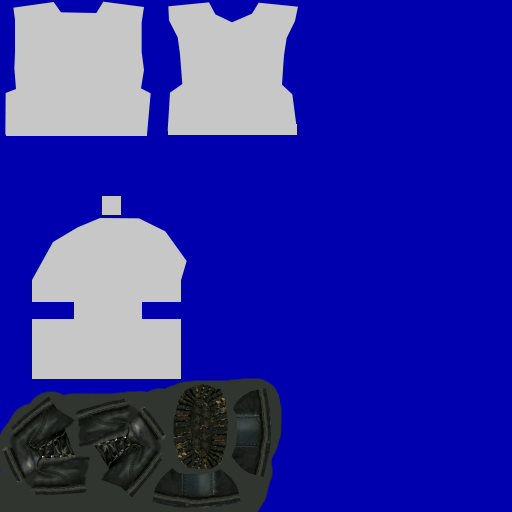
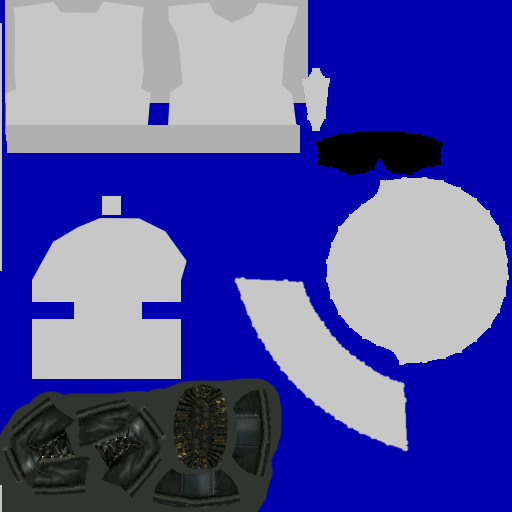
Comparing the layer stacks of the two 512x512 images. Changes:
added layer "visor" above "belt" over [316,131,443,175]
added layer "belt" above "helmet" over [6,125,300,153]
added layer "helmet" above "armor_body" over [0,23,509,512]
added layer "armor_body_bg" above "armor_legs" over [5,0,308,103]
